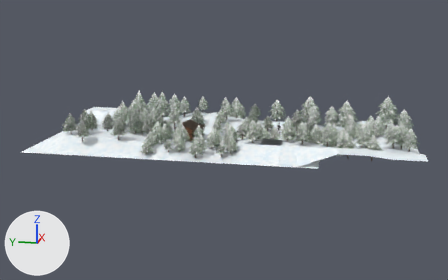
Renders of the glTF model src/models/env/mountains_and_stuff2.glb from each side of a commit.
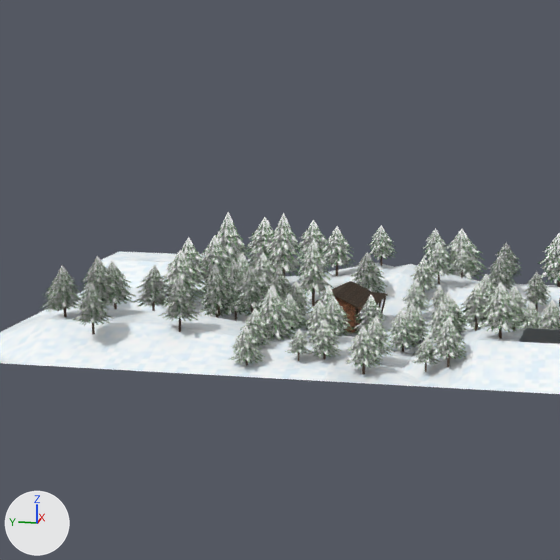
Each version is shown whole from a 50 mm lens placed at (-160.3, -42.8, 39.3), pointed at (1.0, -10.5, -1.1), then close up on the part from 10% to 62% of the width and 1% to 84% of the height. Every picture has the same lights, and +X, +Y and +Z are marked at lower left. Where no turn or scale is listed for an object, it has been applied to the vertices.

Objects in the first close-up: 'Plane.001', 'Plane.002', 'tree.032', 'tree.038', 'tree.049', 'tree.065', 'tree.078', 'tree.087', 'tree.090', 'tree.092', 'tree.101', 'tree.104'.
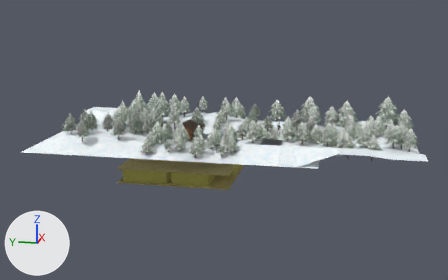
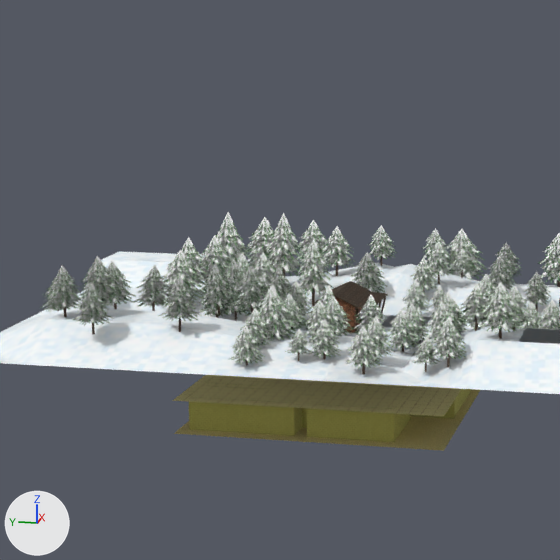
Boxes [x1, y1, x2, y2] around the edits, measured in the close-ups (560 x 560 px):
'backrooms-ceiling', added (brown)
    after: [172, 375, 461, 416]
'backrooms-walls', added (yellow)
    after: [189, 375, 472, 442]
'backrooms-floor', added (brown)
    after: [174, 389, 480, 451]

The change in detail:
Picture 'backrooms-128' (img_backrooms_128) is new.
Picture 'backrooms-ceiling' (img_backrooms_ceiling) is new.
Picture 'backrooms-floor-alt-128' (img_backrooms_floor_alt_128) is new.
Material 'Material.016' (mat_material_016) is new.
Its texture is img_backrooms_128.
Its roughness is 1.0.
Material 'Material.019' (mat_material_019) is new.
Its texture is img_backrooms_ceiling.
Its roughness is 1.0.
Material 'Material.018' (mat_material_018) is new.
Its texture is img_backrooms_floor_alt_128.
Its roughness is 1.0.
Mesh me_cube_011 is new.
It has 288 vertices, 418 faces and spans x -13.3..13.8, y -13.9..14.7, z -2.0..2.0.
It uses material mat_material_016 (picture img_backrooms_128).
Mesh me_plane_006 is new.
It has 4 vertices, 2 faces and spans x -14.9..14.9, y -14.9..14.9, z 0.0.
It uses material mat_material_019 (picture img_backrooms_ceiling).
Mesh me_plane_005 is new.
It has 4 vertices, 2 faces and spans x -14.9..14.9, y -14.9..14.9, z 0.0.
It uses material mat_material_018 (picture img_backrooms_floor_alt_128).
Object 'backrooms-walls' (ob_backrooms_walls) is new; it shows me_cube_011.
Its location is (0.5, 0.0, -8.3).
Object 'backrooms-ceiling' (ob_backrooms_ceiling) is new; it shows me_plane_006.
Its location is (0.5, 0.0, -6.3).
Object 'backrooms-floor' (ob_backrooms_floor) is new; it shows me_plane_005.
Its location is (0.5, 0.0, -10.1).
